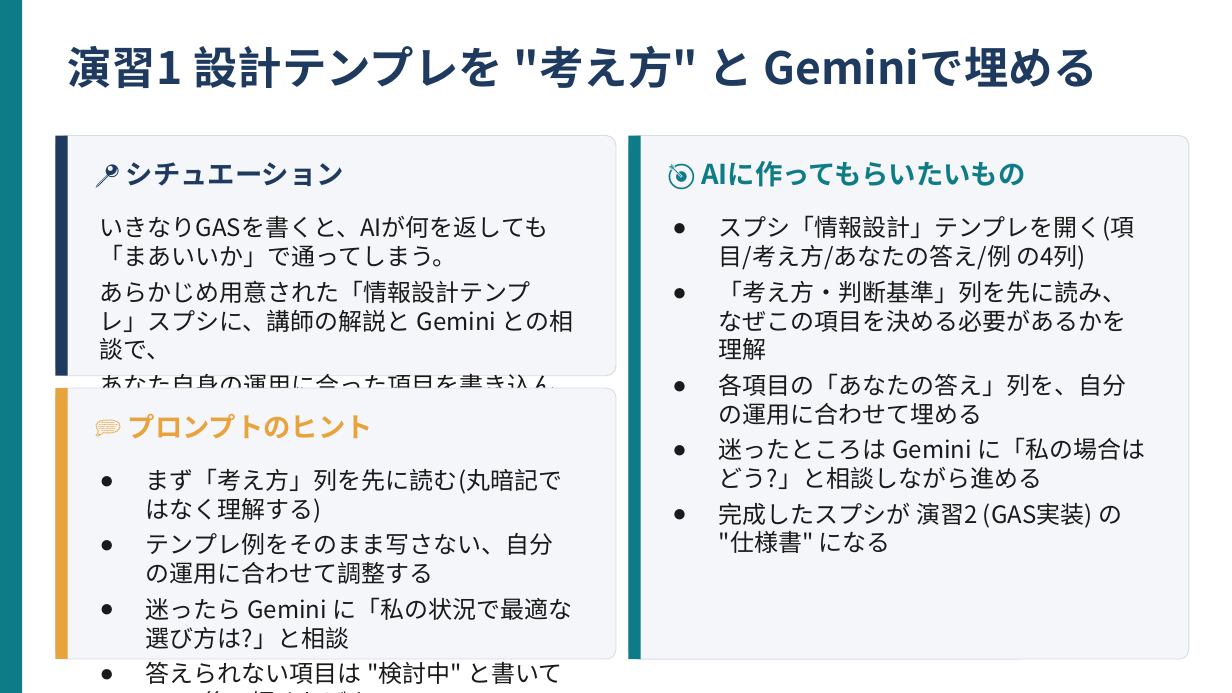
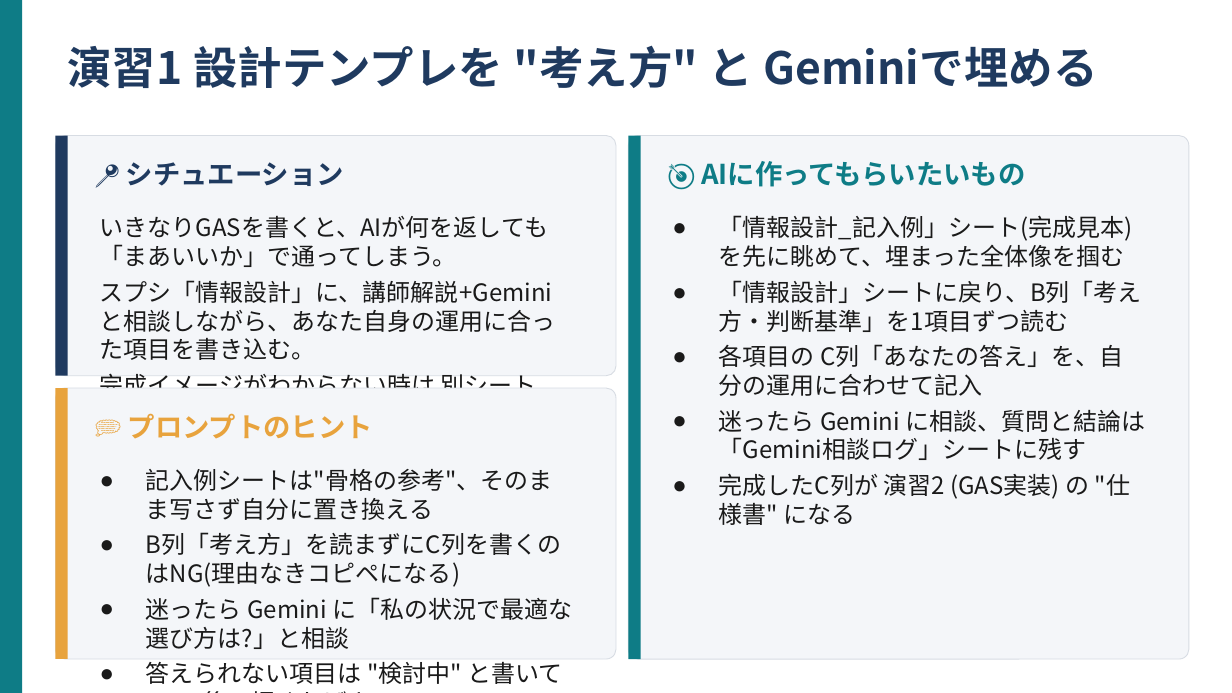
Before and after one commit to kana-story-321/github.io, a slide deck: slide 4 of lecture_pptx/out/s12/ワーク01.pptx. Drawn at 1232x693 pixels with LibreOffice and Linux fonts; fonts in the diff are those of the drawing. Boxes give left, top, right and bottom in pixels: in the first picture for what was removed or moved away, otherwise in the second. Text is boxed around its words. In the diff, an @@ line names an element or a change of style, - is before the commit and + after.

```diff
--- a/lecture_pptx/out/s12/ワーク01.pptx
+++ b/lecture_pptx/out/s12/ワーク01.pptx
@@ text at box(719, 215, 1146, 525): text changed @@
-● スプシ「情報設計」テンプレを開く(項目/考え方/あなたの答え/例 の4列)
-● 「考え方・判断基準」列を先に読み、なぜこの項目を決める必要があるかを理解
-● 各項目の「あなたの答え」列を、自分の運用に合わせて埋める
-● 迷ったところは Gemini に「私の場合はどう?」と相談しながら進める
-● 完成したスプシが 演習2 (GAS実装) の "仕様書" になる
+● 「情報設計_記入例」シート(完成見本)を先に眺めて、埋まった全体像を掴む
+● 「情報設計」シートに戻り、B列「考え方・判断基準」を1項目ずつ読む
+● 各項目の C列「あなたの答え」を、自分の運用に合わせて記入
+● 迷ったら Gemini に相談、質問と結論は「Gemini相談ログ」シートに残す
+● 完成したC列が 演習2 (GAS実装) の "仕様書" になる
@@ text at box(100, 280, 556, 439): text changed @@
-あらかじめ用意された「情報設計テンプレ」スプシに、講師の解説と Gemini との相談で、
-あなた自身の運用に合った項目を書き込んでいく。判断基準を固めるのが目的。
+スプシ「情報設計」に、講師解説+Geminiと相談しながら、あなた自身の運用に合った項目を書き込む。
+完成イメージがわからない時は 別シート「情報設計_記入例」に フル記入見本 を用意。
@@ text at box(146, 469, 561, 587): text changed @@
-● まず「考え方」列を先に読む(丸暗記ではなく理解する)
-● テンプレ例をそのまま写さない、自分の運用に合わせて調整する
+● 記入例シートは"骨格の参考"、そのまま写さず自分に置き換える
+● B列「考え方」を読まずにC列を書くのはNG(理由なきコピペになる)
```
Also in this commit, not shown: 2 other slides changed, 9 other files.
